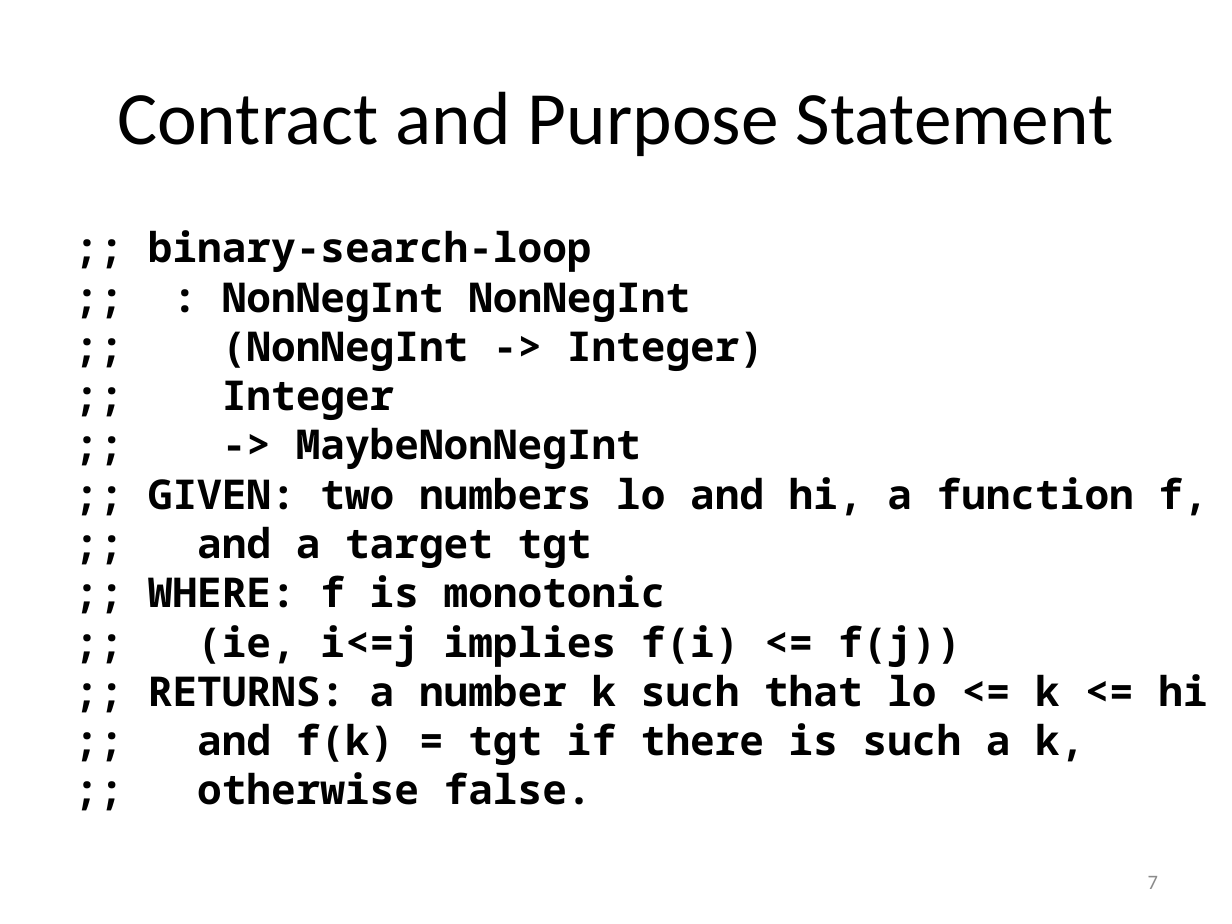
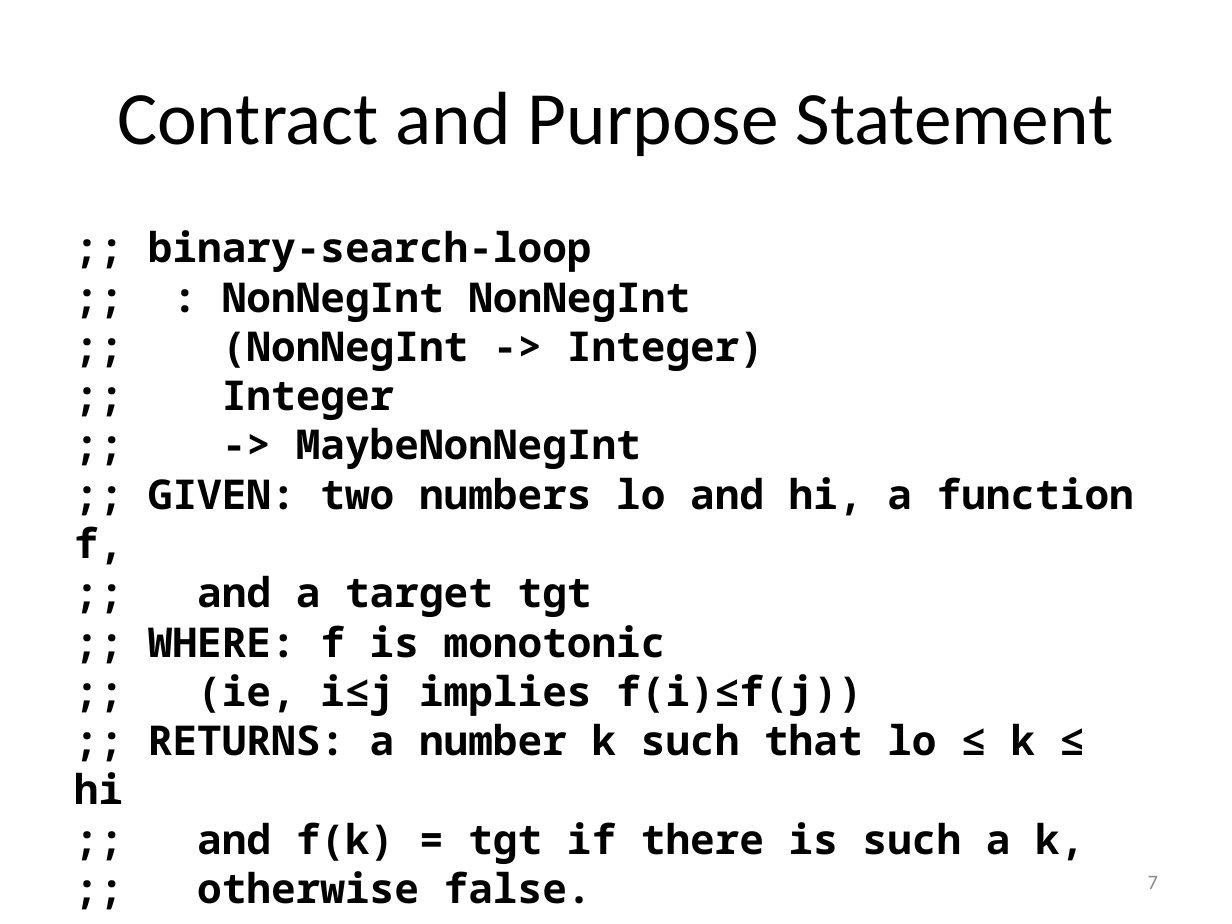
Before and after one commit to mwand/cs5010f16, a slide deck: slide 7 of Slides/Lesson 8.3 Binary Search.pptx. Drawn at 1232x924 pixels with LibreOffice and Linux fonts; fonts in the diff are those of the drawing. Boxes give left, top, right and bottom in pixels: in the first picture for what was removed or moved away, otherwise in the second. Text is boxed around its words. In the diff, an @@ line names an element or a change of style, - is before the commit and + after.

```diff
--- a/Slides/Lesson 8.3 Binary Search.pptx
+++ b/Slides/Lesson 8.3 Binary Search.pptx
@@ text at [74, 674, 1036, 804]: text changed @@
-;; (ie, i<=j implies f(i) <= f(j))
-;; RETURNS: a number k such that lo <= k <= hi
+;; (ie, i≤j implies f(i)≤f(j))
+;; RETURNS: a number k such that lo ≤ k ≤ hi
```
Also in this commit, not shown: 15 other slides changed, 18 other files.
